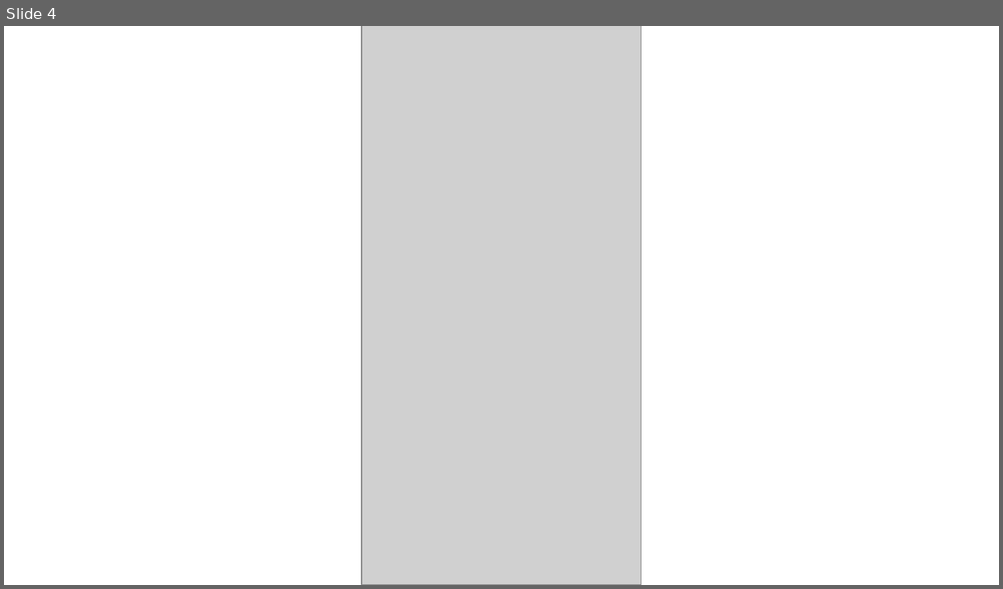
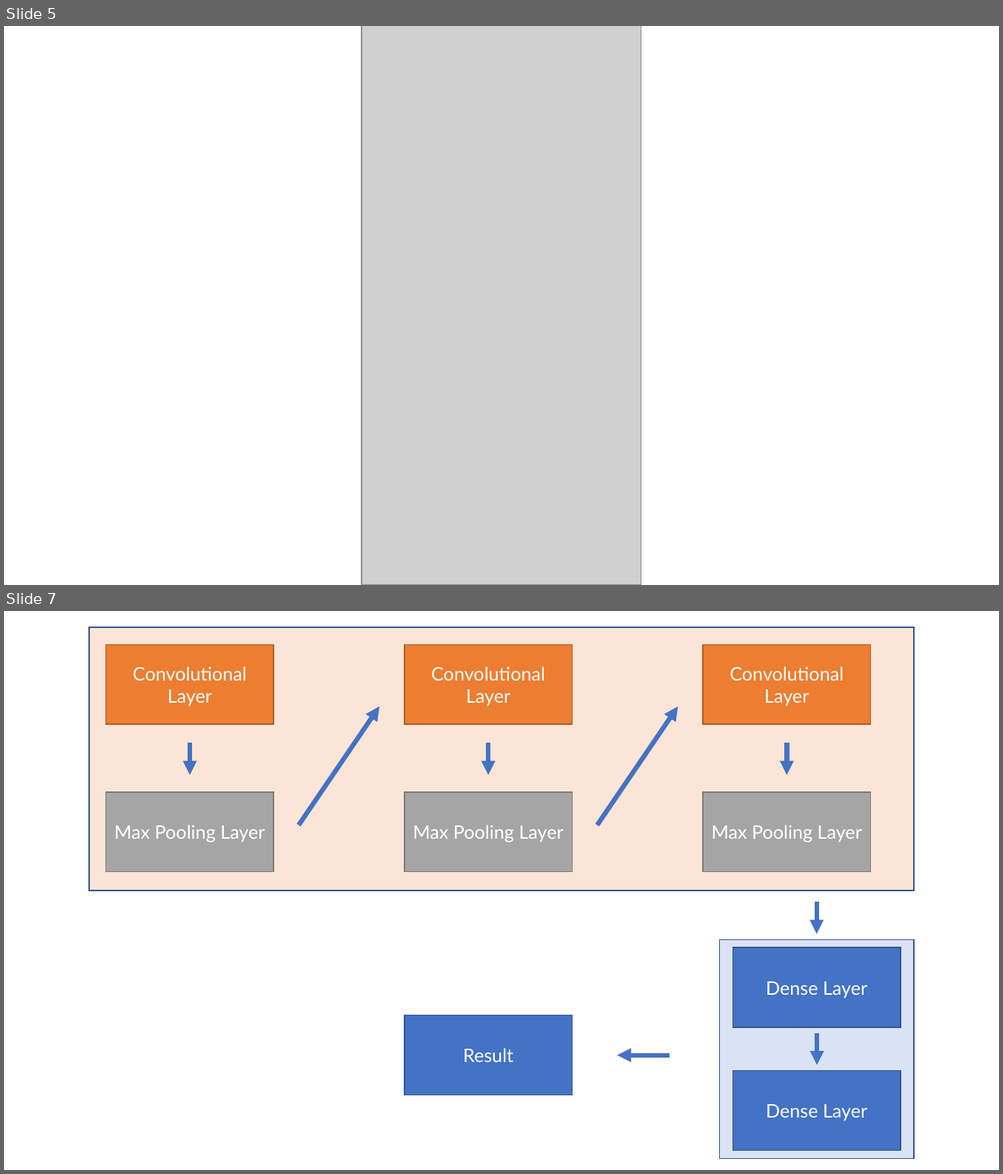
Before and after one commit to samuelnojadera/china-traffic-sign-classification, a slide deck: presentation.pptx. Shown one above the other, each under a label of ours: slide 4 before the commit, slides 5 and 7 after it; the slides between them are not shown. The pictures are 1003x589 and 1003x1174 pixels, drawn with LibreOffice and Linux fonts; fonts in the diff are those of the drawing; grey boxes stand for pictures. Boxes give left, top, right and bottom in pixels: in the first picture for what was removed or moved away, otherwise in the second. Text is boxed around its words. In the diff, an @@ line names an element or a change of style, - is before the commit and + after.

```diff
--- a/presentation.pptx
+++ b/presentation.pptx
@@ slide 7 added at [4, 611, 999, 1170], background #FFFFFF @@
@@ group added at [89, 627, 913, 891]: 7 rectangles, 5 arrows @@
+Convolutional Layer
+Max Pooling Layer
+Convolutional Layer
+Max Pooling Layer
+Convolutional Layer
+Max Pooling Layer
@@ arrow added from (817, 902) to (817, 934), #4472C4 4.5 pt @@
@@ rectangle added at [404, 1015, 572, 1095], fill #4472C4, outline #325491 1 pt, 18 pt, text #FFFFFF @@
+Result
@@ group added at [720, 940, 913, 1159]: 3 rectangles, 1 arrow @@
+Dense Layer
+Dense Layer
@@ arrow added from (669, 1056) to (617, 1056), #4472C4 4.5 pt @@
@@ what was slide 4 is now slide 5 @@
```
Also in this commit, not shown: 1 slide changed, 9 other slides added, 5 slides removed, 10 other files.
